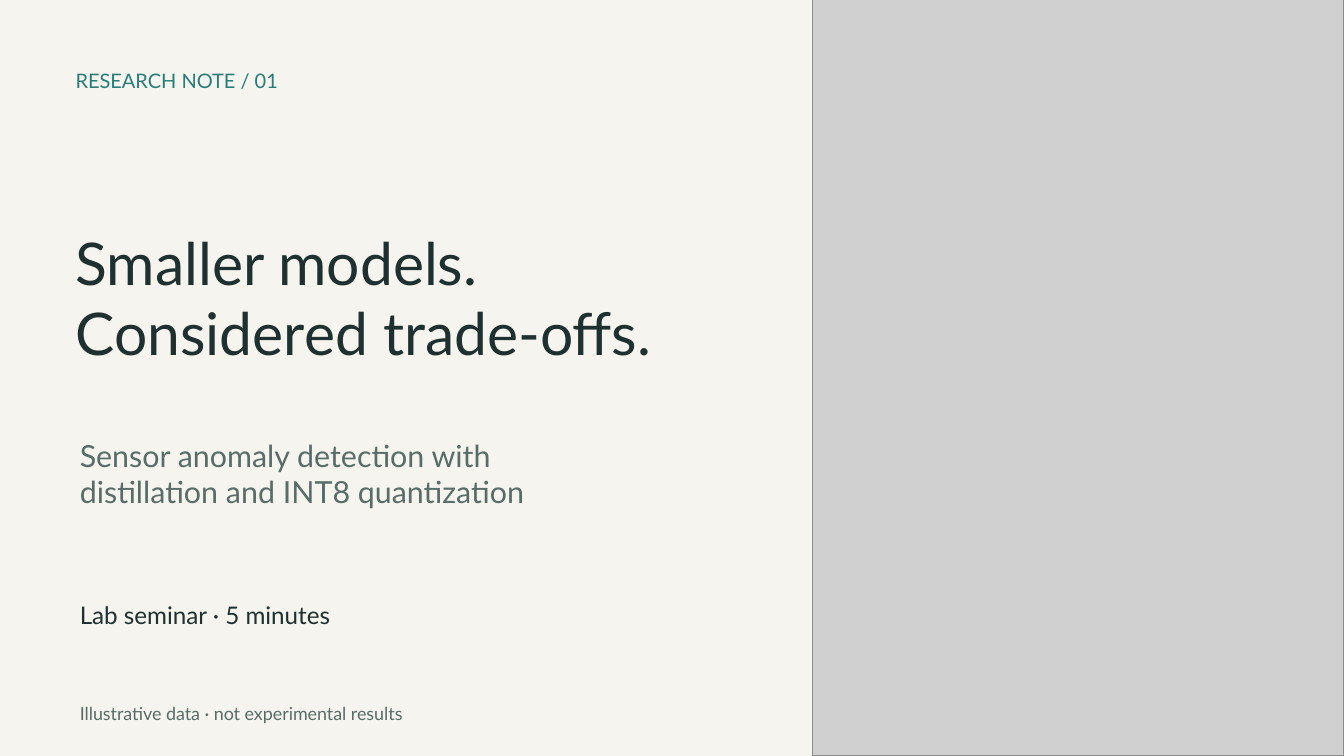
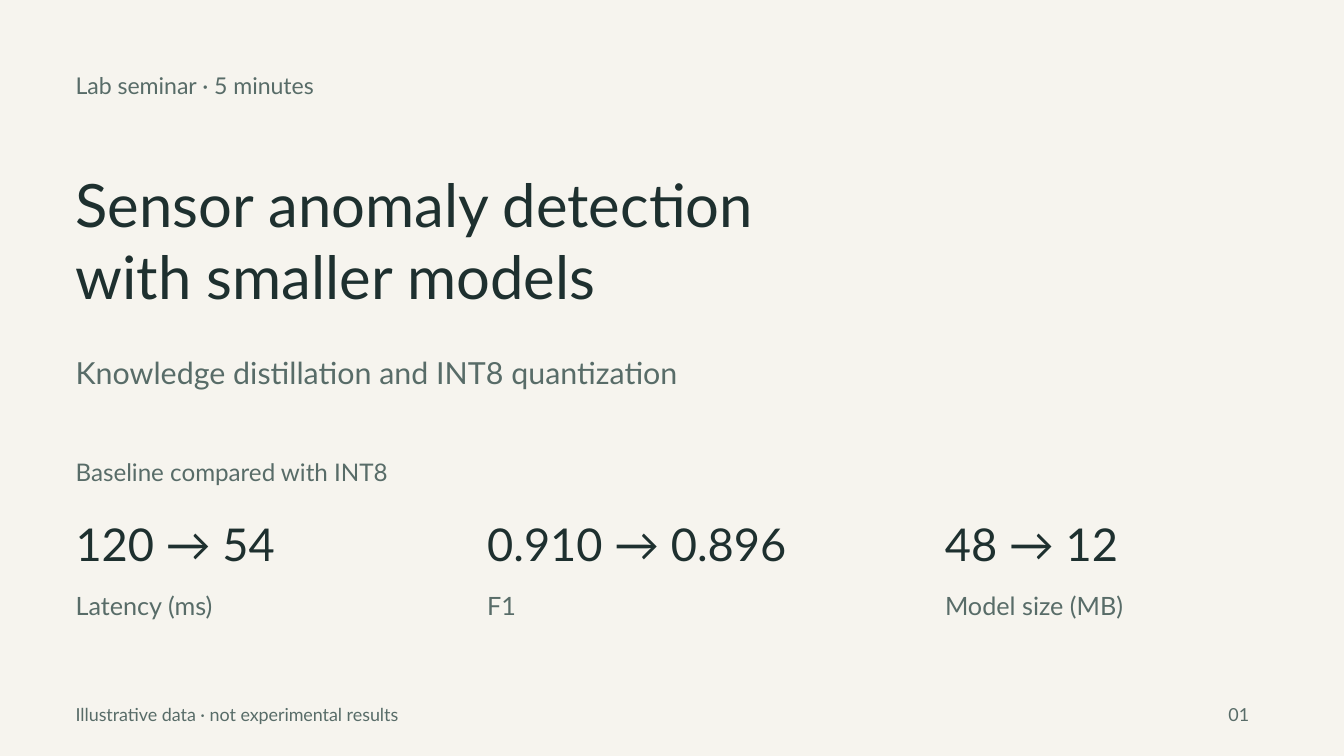
Before and after one commit to ChihyunAhn0309/ppt-art-director, a slide deck: slide 1 of examples/research-seminar/animated.pptx. Drawn at 1344x756 pixels with LibreOffice and Linux fonts; fonts in the diff are those of the drawing; grey boxes stand for pictures. Boxes give left, top, right and bottom in pixels: in the first picture for what was removed or moved away, otherwise in the second. Text is boxed around its words. In the diff, an @@ line names an element or a change of style, - is before the commit and + after.

Commit message:
Prioritize research communication and verify published example integrity

```diff
--- a/examples/research-seminar/animated.pptx
+++ b/examples/research-seminar/animated.pptx
@@ picture removed at [813,0,1344,756] @@
@@ text "Lab seminar · 5 minutes": place and size @@
-text "Lab seminar · 5 minutes" at [80,606,331,624]
+text "Lab seminar · 5 minutes" at [76,77,313,94]
@@ text "Lab seminar · 5 minutes" at [76,77,313,94]: size 17.2 to 16.5 pt, text colour #1E302F to #586C68 @@
@@ text removed at [76,73,278,88] @@
-RESEARCH NOTE / 01
@@ text added at [76,183,753,300], 42.8 pt, text #1E302F @@
+Sensor anomaly detection
+with smaller models
@@ text removed at [76,241,651,356] @@
-Smaller models.
-Considered trade-offs.
@@ text added at [76,361,677,390], 21.8 pt, text #586C68 @@
+Knowledge distillation and INT8 quantization
@@ text at [76,463,388,485]: text changed; size 21.8 to 17.2 pt @@
-Sensor anomaly detection with
-distillation and INT8 quantization
+Baseline compared with INT8
@@ text added at [76,528,274,562], 32.2 pt, text #1E302F @@
+120 → 54
@@ text added at [487,528,786,562], 32.2 pt, text #1E302F @@
+0.910 → 0.896
@@ text added at [945,528,1118,562], 32.2 pt, text #1E302F @@
+48 → 12
@@ text added at [76,595,212,620], 18 pt, text #586C68 @@
+Latency (ms)
@@ text added at [487,597,516,615], 18 pt, text #586C68 @@
+F1
@@ text added at [945,595,1123,619], 18 pt, text #586C68 @@
+Model size (MB)
@@ text "Illustrative data · not experimental ...": place and size @@
-text "Illustrative data · not experimental ..." at [80,707,403,723]
+text "Illustrative data · not experimental ..." at [76,708,399,724]
@@ text added at [1228,708,1249,721], 12.8 pt, text #586C68 @@
+01
```
Also in this commit, not shown: 4 other slides changed, 39 other files.
